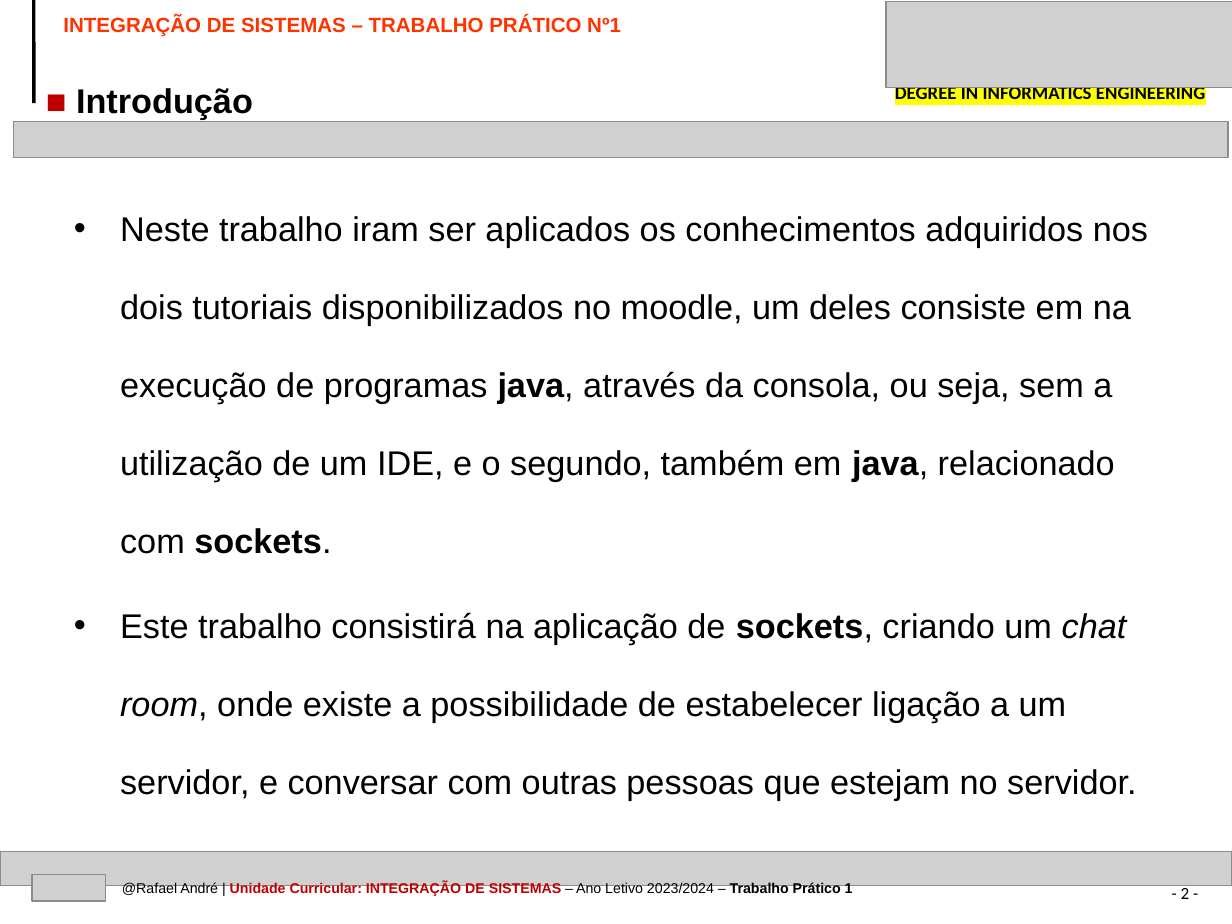
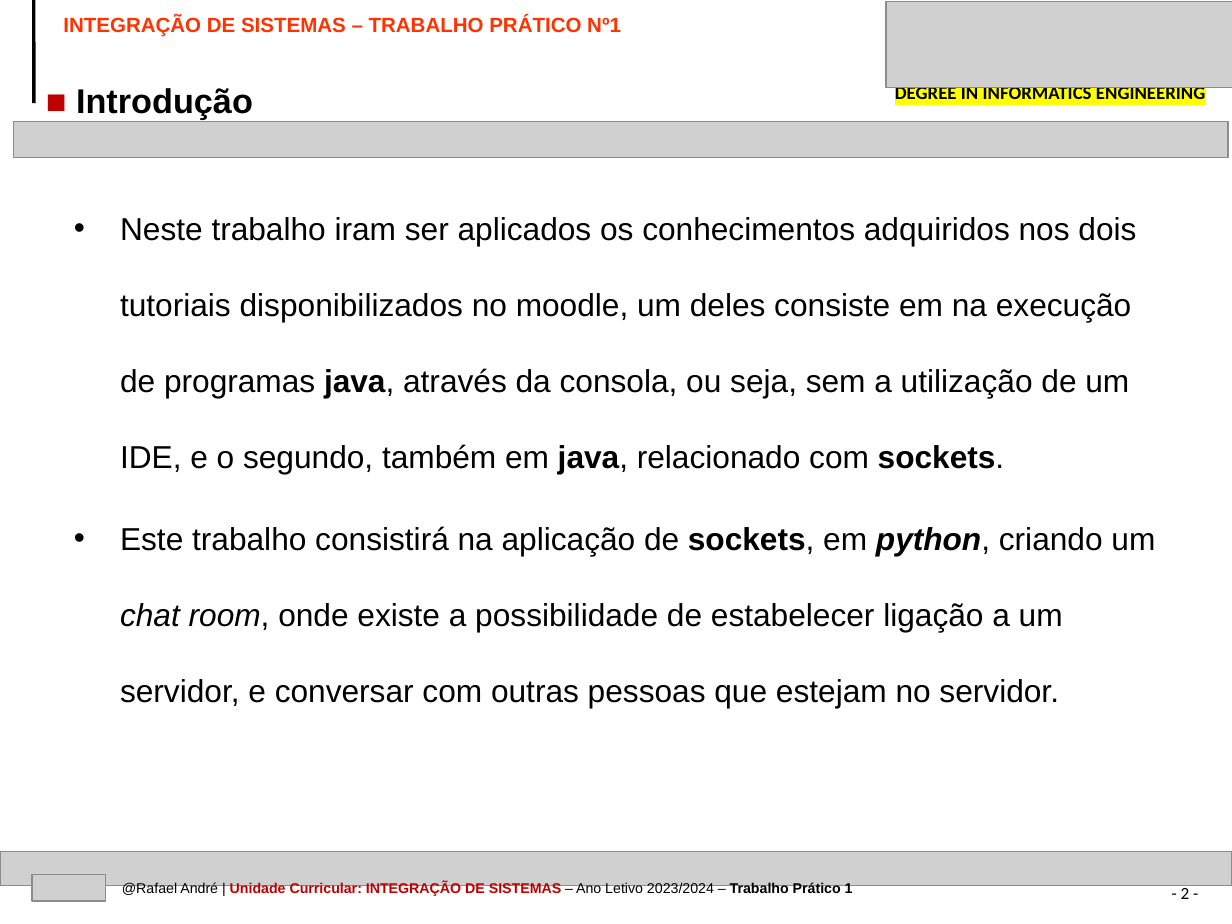
Before and after one commit to kromenz/Socket_Chat, a slide deck: slide 2 of IPVC-EI-TEMPLATE-PPT-IS-TRABALHO1.pptx. Drawn at 1232x924 pixels with LibreOffice and Linux fonts; fonts in the diff are those of the drawing; grey boxes stand for pictures. Boxes give left, top, right and bottom in pixels: in the first picture for what was removed or moved away, otherwise in the second. Text is boxed around its words. In the diff, an @@ line names an element or a change of style, - is before the commit and + after.

```diff
--- a/IPVC-EI-TEMPLATE-PPT-IS-TRABALHO1.pptx
+++ b/IPVC-EI-TEMPLATE-PPT-IS-TRABALHO1.pptx
@@ text at box(120, 217, 1136, 474): size 20 to 18.5 pt in "Neste trabalho iram ser aplicados os conhecimentos ..."; line spacing 1.9 to 2 @@
@@ text at box(120, 526, 1155, 708): text changed; size 20 to 18.5 pt @@
-• Este trabalho consistirá na aplicação de sockets, criando um chat room, onde existe a possibilidade de estabelecer ligação a um servidor, e conversar com outras pessoas que estejam no servidor.
+• Este trabalho consistirá na aplicação de sockets, em python, criando um chat room, onde existe a possibilidade de estabelecer ligação a um servidor, e conversar com outras pessoas que estejam no servidor.
```
Also in this commit, not shown: 2 slides added.
